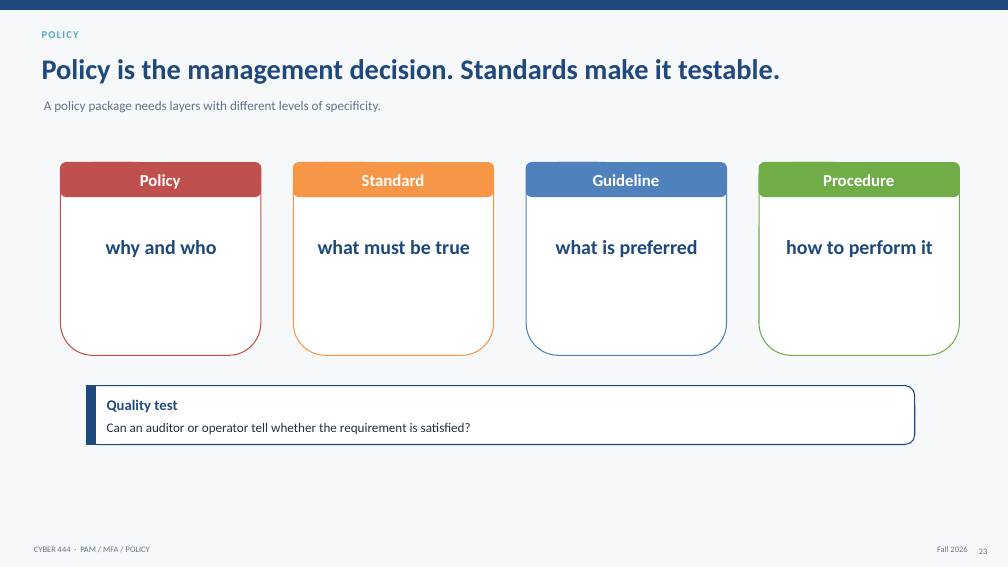
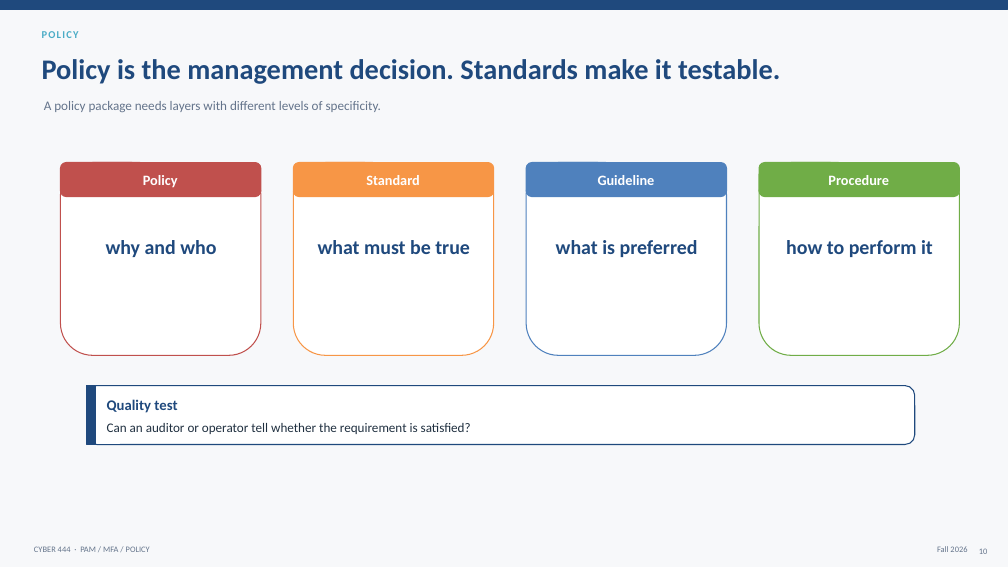
Before and after one commit to BYU-CYBER-444/byu-cyber-444.github.io, a slide deck: slide 10 of lectures/CYBER444_Week06_SSH_CA_PAM_MFA_and_Enterprise_Policy.pptx (slide 23 before the commit). Drawn at 1008x567 pixels with LibreOffice and Linux fonts; fonts in the diff are those of the drawing. Boxes give left, top, right and bottom in pixels: in the first picture for what was removed or moved away, otherwise in the second. Text is boxed around its words. In the diff, an @@ line names an element or a change of style, - is before the commit and + after.

```diff
--- a/lectures/CYBER444_Week06_SSH_CA_PAM_MFA_and_Enterprise_Policy.pptx
+++ b/lectures/CYBER444_Week06_SSH_CA_PAM_MFA_and_Enterprise_Policy.pptx
@@ size 16 to 13.6 pt in 4 elements at bbox=[143, 175, 178, 187], bbox=[366, 175, 419, 185], bbox=[598, 175, 655, 185], bbox=[828, 175, 889, 185] @@
@@ page number at bbox=[979, 548, 987, 554]: text changed @@
-23
+10
```
Also in this commit, not shown: 5 other slides changed, 7 slides added, 31 slides removed.
